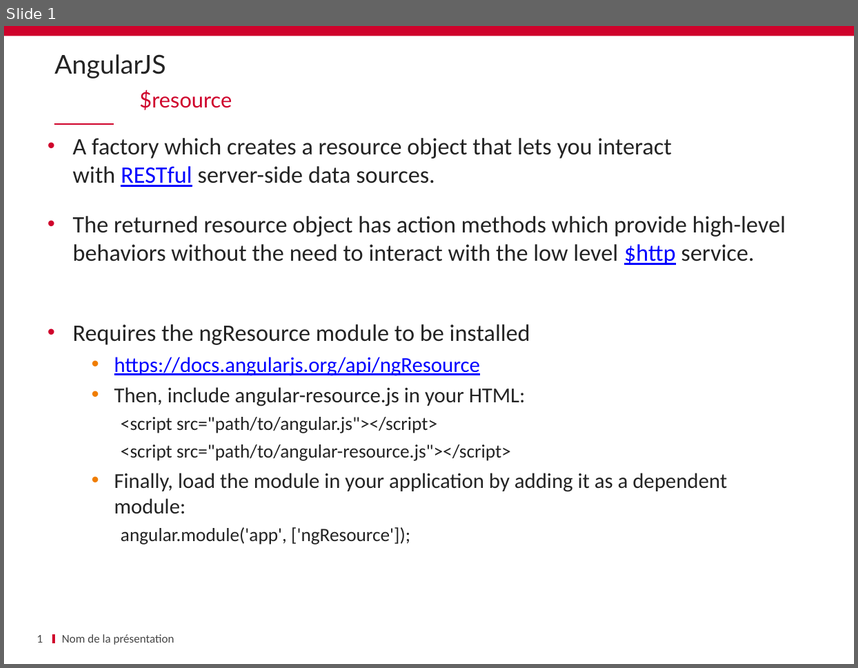
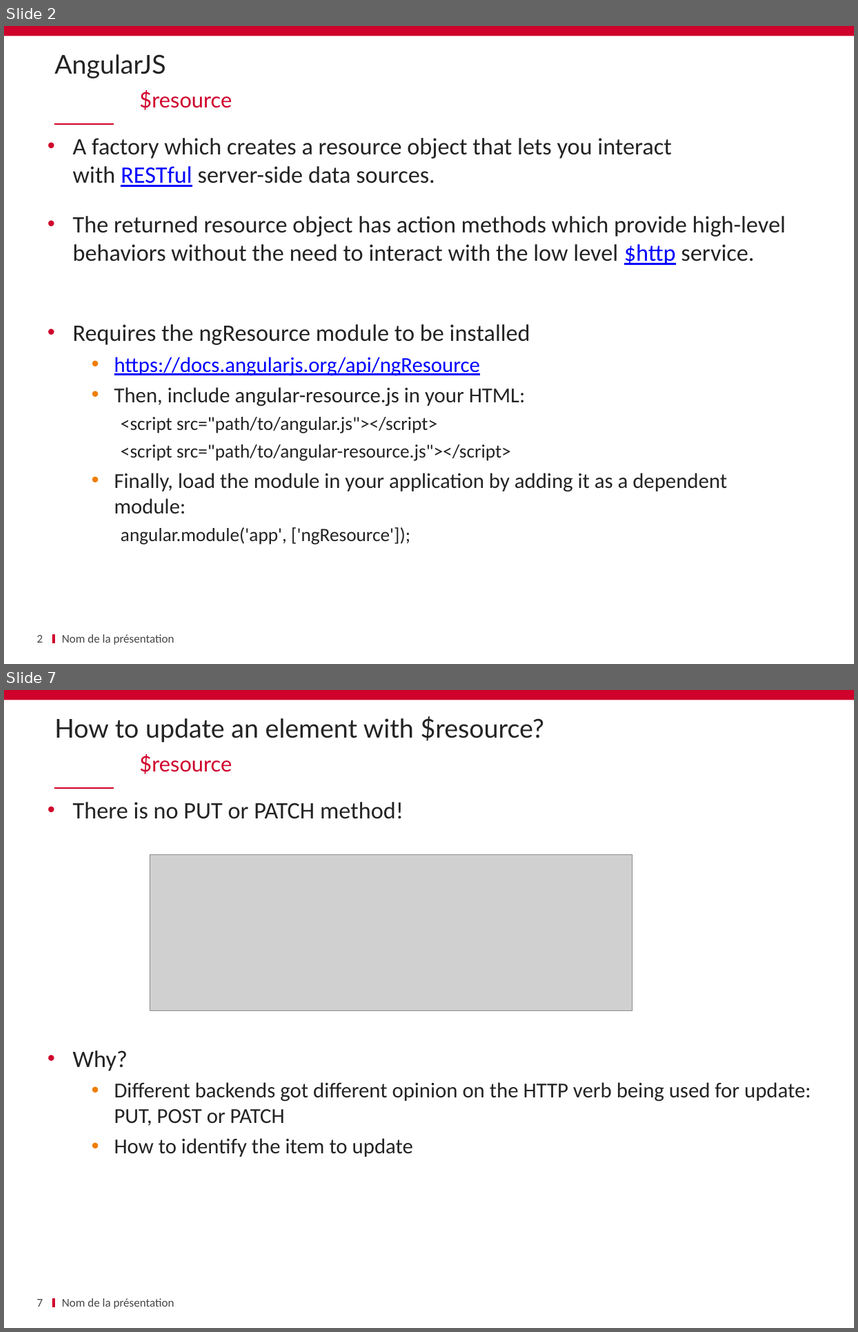
Before and after one commit to schassande/formation-angularjs1, a slide deck: Jour2/10 $resource/10_$ressource.pptx. Shown one above the other, each under a label of ours: slide 1 before the commit, slides 2 and 7 after it; the slides between them are not shown. The pictures are 858x668 and 858x1332 pixels, drawn with LibreOffice and Linux fonts; fonts in the diff are those of the drawing; grey boxes stand for pictures; background and template pictures are left out. Boxes give left, top, right and bottom in pixels: in the first picture for what was removed or moved away, otherwise in the second. Text is boxed around its words. In the diff, an @@ line names an element or a change of style, - is before the commit and + after.

```diff
--- a/Jour2/10 $resource/10_$ressource.pptx
+++ b/Jour2/10 $resource/10_$ressource.pptx
@@ slide 7 added at (4,690,854,1328), background #FFFFFF; not listed: 3 template elements that a slide beside it also shows @@
@@ title added at (54,716,544,742), 22 pt, text #232323 @@
+How to update an element with $resource?
@@ text added at (139,753,232,774), 18 pt, text #CF022B @@
+$resource
@@ text added at (73,802,811,1156), 18 pt, text #232323 @@
+• There is no PUT or PATCH method!
+• Why?
+  • Different backends got different opinion on the HTTP verb being used for update: PUT, POST or PATCH
+  • How to identify the item to update
@@ picture added at (150,855,632,1010) @@
@@ page number added at (37,1299,43,1306), 10 pt, text #464646 @@
+7
@@ text added at (62,1298,174,1308), 10 pt, text #464646 @@
+Nom de la présentation
@@ what was slide 1 is now slide 2 @@
@@ page number at (37,635,43,642): text changed @@
-1
+2
```
Also in this commit, not shown: 1 slide changed, 6 other slides added, 6 other files.
